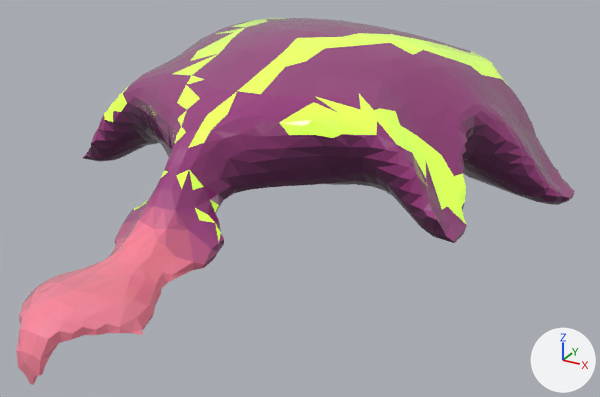
Two versions of the Blender file projects/conquest-units/improved/mycothrall.blend, one commit apart.
Both versions are drawn from a 50 mm lens placed at (1.076, -1.846, 0.957), pointed at (0.086, -0.045, 0.057). Every picture has the same lights, and +X, +Y and +Z are marked at lower right. The older version comes first.

In view in the first picture: 'mycothrall'.
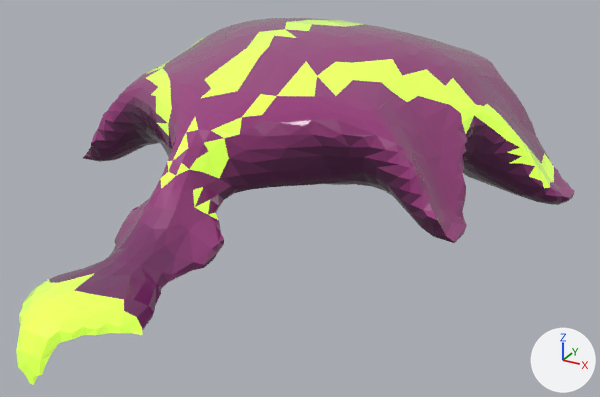
The newer file is also turned or shifted as a whole; pictures and numbers use the older file's frame.

Boxes [x1, y1, x2, y2] around the edits, measured in the pictures (600 x 397 px):
part 1 of me_mycothrall_mesh, recoloured: [16, 18, 557, 385] in both

Edits to the bpy script that builds the scene:
```text
Change me_mycothrall_mesh:
    where me_mycothrall_mesh.from_pydata(...)  # 2002 vertices, 4000 faces; spans x -0.72..0.72, y -0.95..0.95, z 0.0..0.48
    used by ob_mycothrall; location = (0.0, 0.0, 0.0)
    me_mycothrall_mesh part 1: 3234 faces centred in x -0.71..0.71, y -0.95..0.95, z 0.0..0.48 are repainted in the vertex colours, in many colours
```
